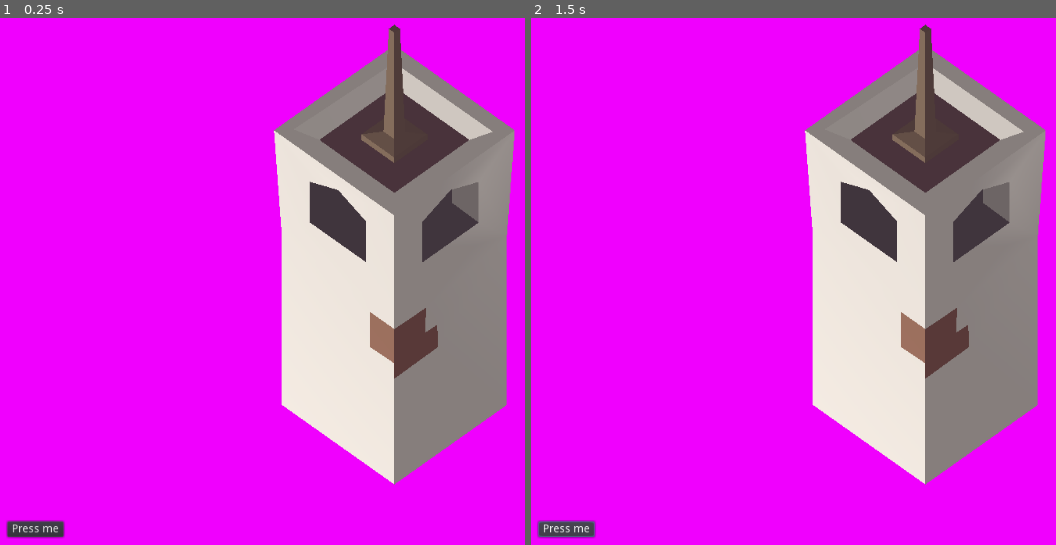
Above: before the commit, frames 1-2 (left to right).
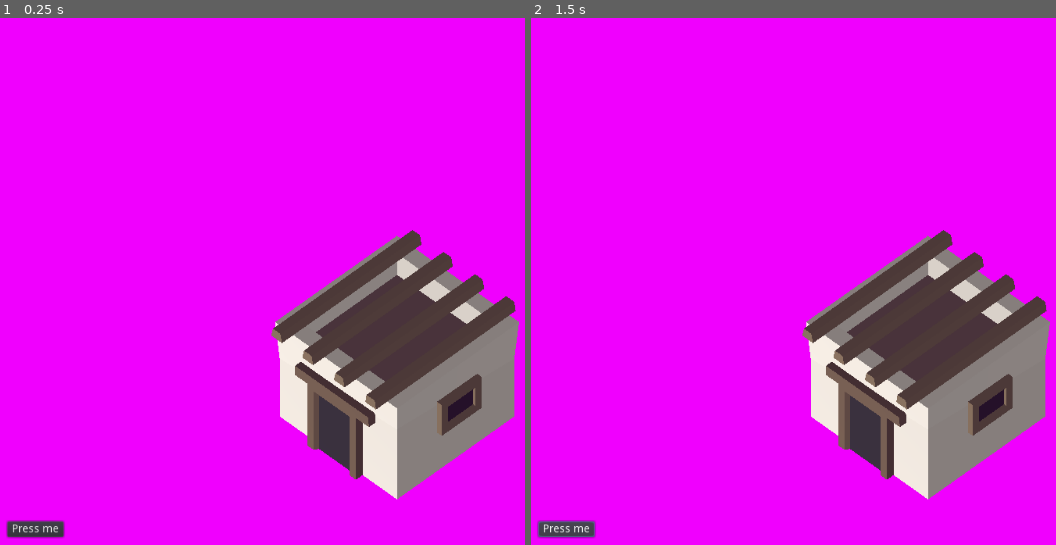
Above: after the commit, the same moments.

Repository: theludovyc/Godot_Islanders
Game: Godot game, scene res://Scene/Icones.tscn
Two runs of this game, one before a commit and one after it. Both use one fixed random seed, a clock stepped at 60 frames per second and the inputs below. This scene is started directly instead of the project's main scene.
Inputs:
- Up to frame 1 (0.25 s): no input
- Up to frame 2 (1.5 s): click "Press me" at 0.5 s; click "Press me" at 1.25 s

The runs differ from the first frame. In frame 1, 26% of the frame differs, in the area x 51-99%, y 1-92%; in frame 2, 26%.

Commit message:
add building icons

Diff:
--- a/Scene/GUI.tscn
+++ b/Scene/GUI.tscn
@@ -23,19 +23,22 @@
 }
 
 [node name="Panel" type="Panel" parent="."]
+modulate = Color( 1, 1, 1, 0.75 )
 anchor_top = 1.0
+anchor_right = 1.0
 anchor_bottom = 1.0
-margin_top = -64.0
-margin_right = 101.0
+margin_top = -96.0
 __meta__ = {
 "_edit_use_anchors_": false
 }
 
 [node name="ScoreContainer" type="HBoxContainer" parent="."]
-margin_left = 11.0
-margin_top = 548.0
-margin_right = 51.0
-margin_bottom = 588.0
+anchor_top = 1.0
+anchor_bottom = 1.0
+margin_left = 22.0
+margin_top = -64.0
+margin_right = 83.0
+margin_bottom = -24.0
 __meta__ = {
 "_edit_use_anchors_": false
 }
--- a/Scene/Icones.tscn
+++ b/Scene/Icones.tscn
@@ -1,6 +1,6 @@
 [gd_scene load_steps=4 format=2]
 
-[ext_resource path="res://Scene/Pack/Adventure/Adventure_Tower_01.tscn" type="PackedScene" id=2]
+[ext_resource path="res://Scene/Pack/Adventure/Adventure_House_02.tscn" type="PackedScene" id=1]
 [ext_resource path="res://Script/Icones.gd" type="Script" id=3]
 
 [sub_resource type="Environment" id=1]
@@ -15,7 +15,7 @@
 [node name="DirectionalLight" type="DirectionalLight" parent="."]
 
 [node name="Camera" type="Camera" parent="."]
-transform = Transform( 0.707107, -0.5, 0.5, 0, 0.707107, 0.707107, -0.707107, -0.5, 0.5, 0.996912, 2.17841, 0.977735 )
+transform = Transform( 0.707107, -0.5, 0.5, 0, 0.707107, 0.707107, -0.707107, -0.5, 0.5, 0.997, 2.25, 0.978 )
 environment = SubResource( 1 )
 projection = 1
 size = 2.25
@@ -34,6 +34,6 @@
 
 [node name="Building" type="Spatial" parent="."]
 
-[node name="Adventure_Tower_01" parent="Building" instance=ExtResource( 2 )]
+[node name="Adventure_House_02" parent="Building" instance=ExtResource( 1 )]
 
 [connection signal="pressed" from="Button" to="." method="_on_Button_pressed"]
--- a/Scene/Pack/Adventure/Adventure_House_02.tscn
+++ b/Scene/Pack/Adventure/Adventure_House_02.tscn
@@ -1,6 +1,7 @@
-[gd_scene load_steps=3 format=2]
+[gd_scene load_steps=4 format=2]
 
 [ext_resource path="res://Art/Adventure/SM_Bld_Adventure_House_02.obj" type="ArrayMesh" id=1]
+[ext_resource path="res://Art/Material/lambert101.material" type="Material" id=2]
 
 [sub_resource type="BoxShape" id=1]
 extents = Vector3( 0.33, 0.25, 0.33 )
@@ -12,7 +13,7 @@
 [node name="MeshInstance" type="MeshInstance" parent="."]
 transform = Transform( 1, 0, 0, 0, 1, 0, 0, 0, 1, 0, -0.05, 0 )
 mesh = ExtResource( 1 )
-material/0 = null
+material/0 = ExtResource( 2 )
 
 [node name="CollisionShape" type="CollisionShape" parent="."]
 transform = Transform( 1, 0, 0, 0, 1, 0, 0, 0, 1, 0, 0.2, 0 )
--- a/Script/Icones.gd
+++ b/Script/Icones.gd
@@ -3,4 +3,8 @@
 func _on_Button_pressed() -> void:
 	var building_name = $Building.get_children()[0].name
 
-	$Camera.get_viewport().get_texture().get_data().save_png("D:/Downloads/Assets/POLYGON_Mini_Fantasy_Source_Files/IconsBuildings/" + building_name + ".png")
+	var path = "D:/Downloads/Assets/POLYGON_Mini_Fantasy_Source_Files/IconsBuildings/" + building_name + ".png"
+
+	$Camera.get_viewport().get_texture().get_data().save_png(path)
+
+	prints("Icones", path)
Binary file added: Art/Icons/Adventure_House_01.png
Not shown, added: Art/Icons/Adventure_House_01.png.import
Binary file added: Art/Icons/Adventure_House_02.png
Not shown, added: Art/Icons/Adventure_House_02.png.import
Binary file changed: Art/Icons/Adventure_Tower_01.png
